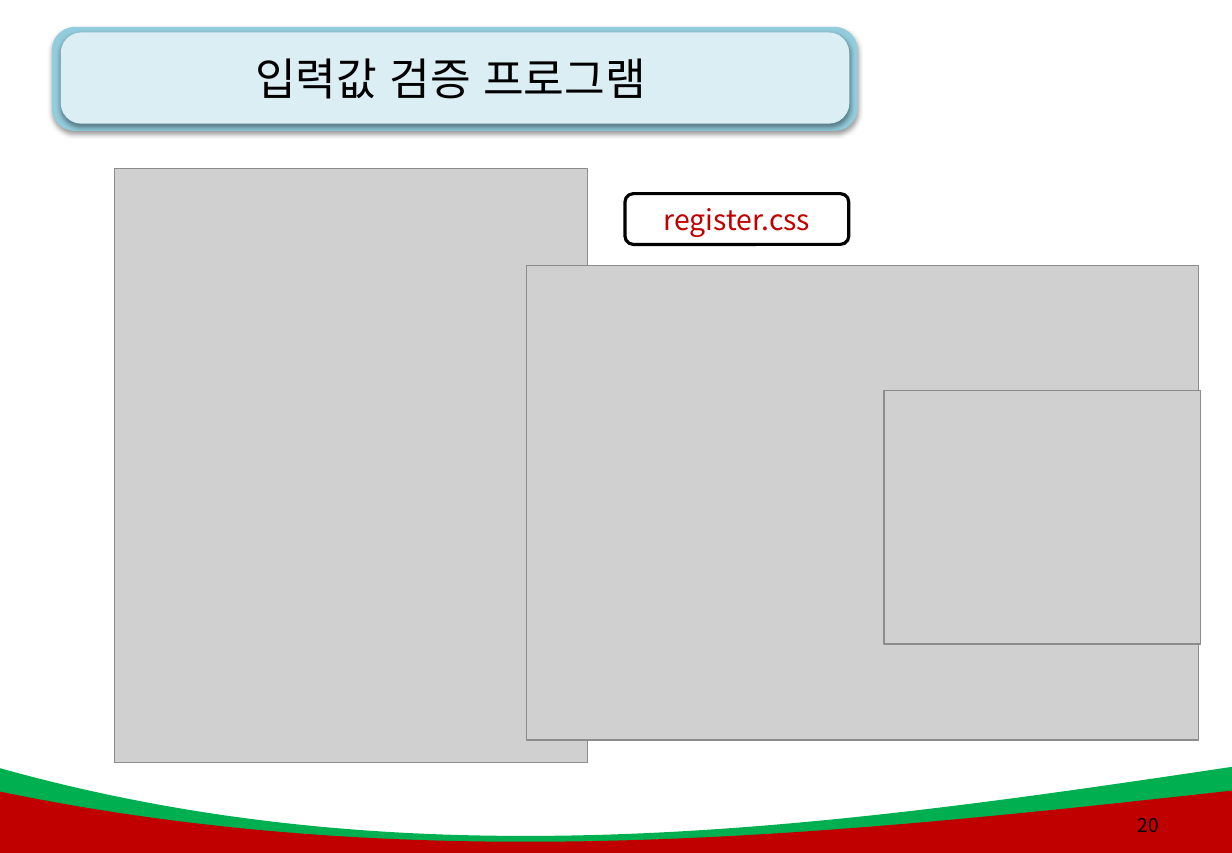
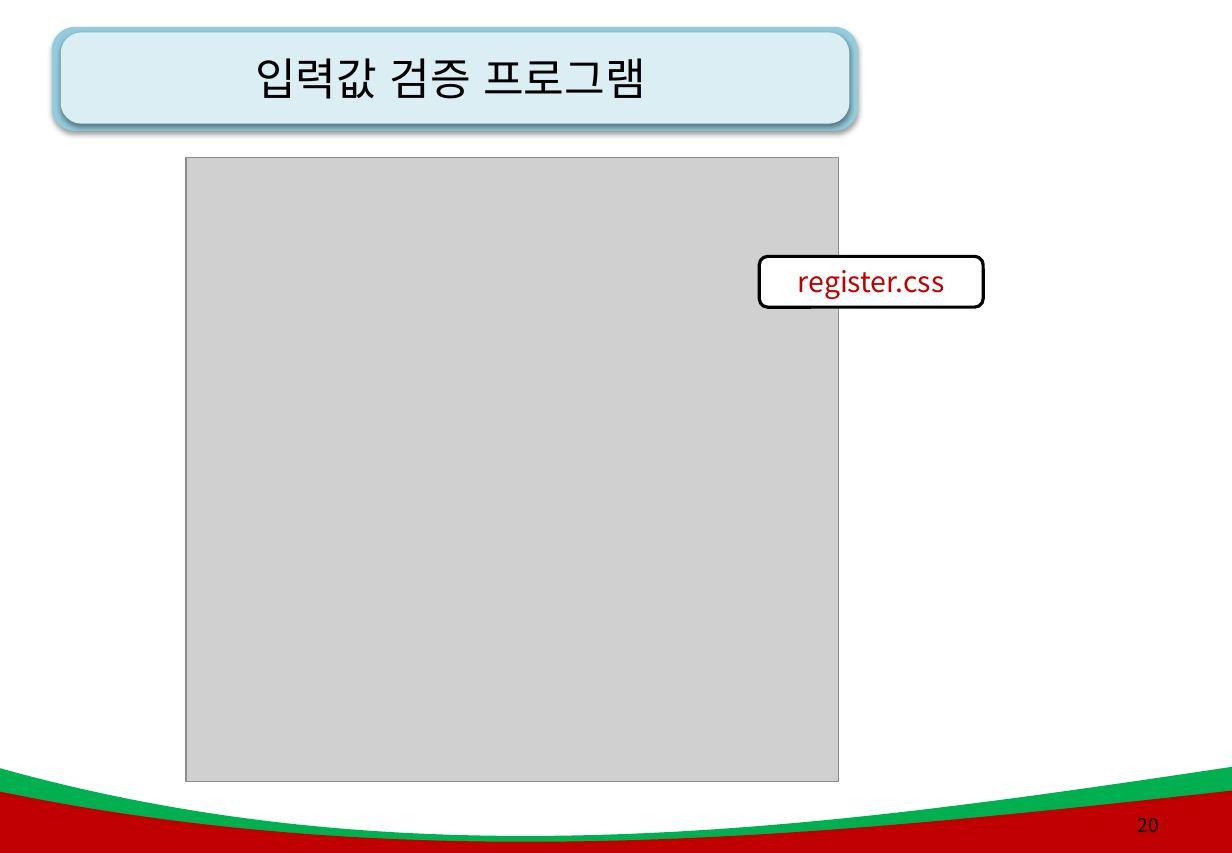
Before and after one commit to kiyongee2/green_project_web, a slide deck: slide 20 of js_ppt/8강. js_폼과 정규표현식.pptx. Drawn at 1232x853 pixels with LibreOffice and Linux fonts; fonts in the diff are those of the drawing; grey boxes stand for pictures; background and template pictures are left out. Boxes give left, top, right and bottom in pixels: in the first picture for what was removed or moved away, otherwise in the second. Text is boxed around its words. In the diff, an @@ line names an element or a change of style, - is before the commit and + after.

```diff
--- a/js_ppt/8강. js_폼과 정규표현식.pptx
+++ b/js_ppt/8강. js_폼과 정규표현식.pptx
@@ picture: place and size @@
-picture at (115, 168, 588, 762)
+picture at (187, 158, 838, 782)
@@ picture removed at (527, 265, 1199, 739) @@
@@ rounded rectangle "register.css": place and size @@
-rounded rectangle "register.css" at (626, 193, 850, 245)
+rounded rectangle "register.css" at (760, 256, 984, 307)
@@ picture removed at (884, 391, 1201, 645) @@
```
Also in this commit, not shown: 3 other slides changed, 1 slide added, 36 other files.
